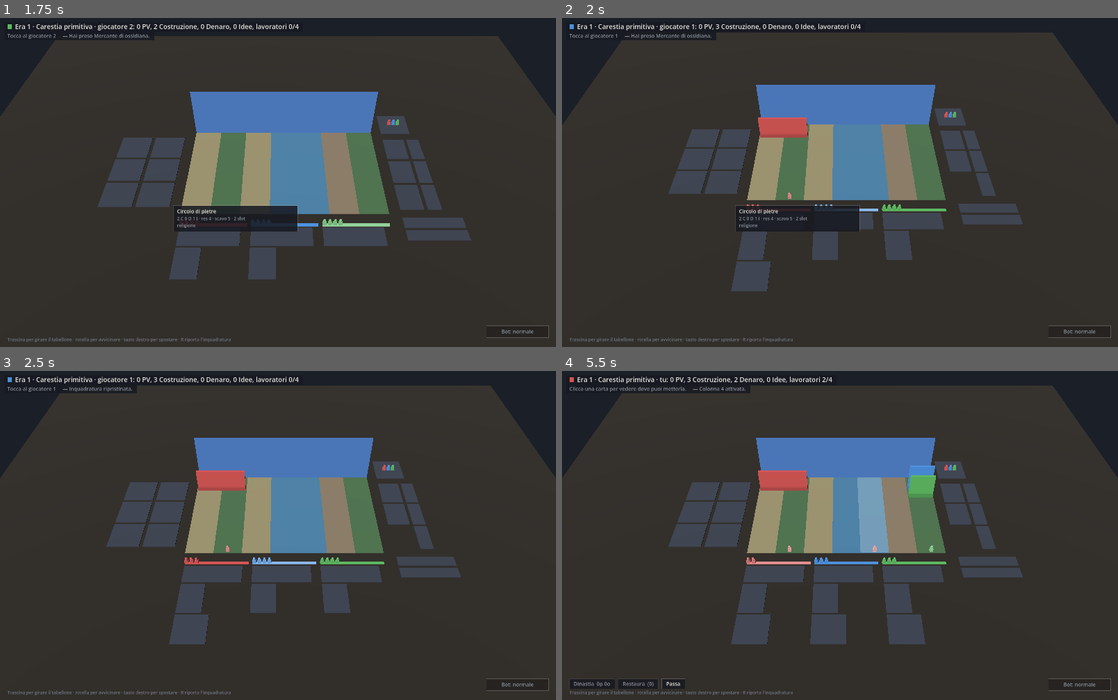
Above: before the commit, frames 1-4 (two rows, left to right).
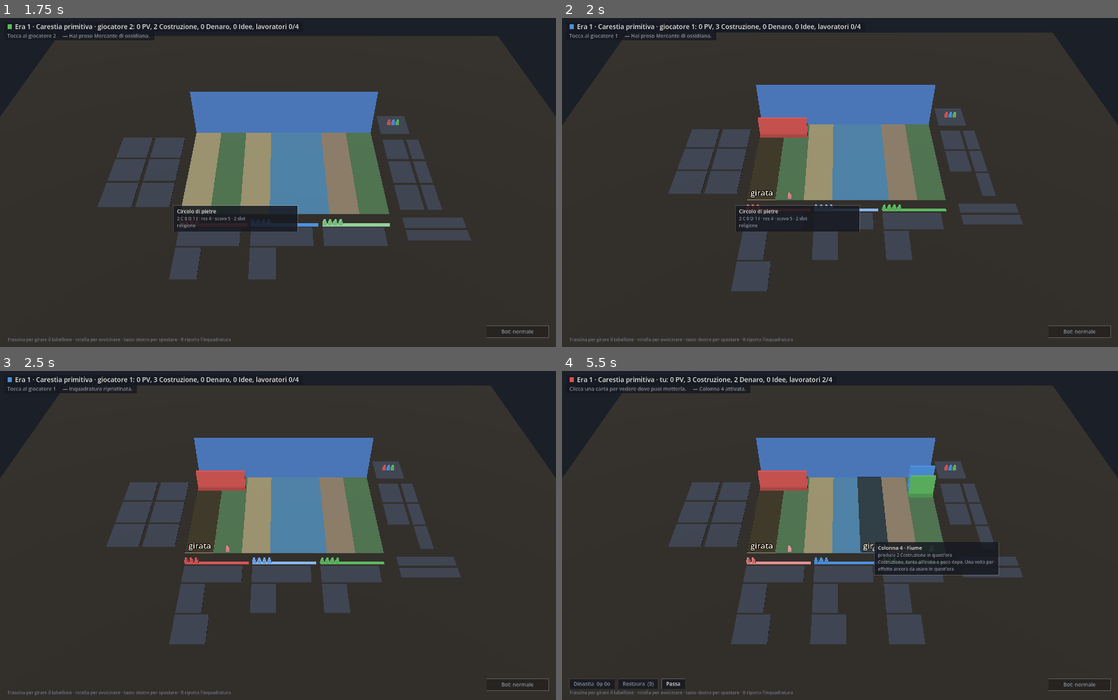
Above: after the commit, the same moments.

Repository: Tannoiser2/The-Street
Game: Godot game, scene res://scenes/gioca.tscn
Two runs of this game, one before a commit and one after it. Both use one fixed random seed, a clock stepped at 60 frames per second and the inputs below.
Inputs (mouse positions are in pixels of both pictures, inside the frame that each line leads up to):
- Up to frame 1 (1.75 s): tap Enter at 0.5, 0.6 s; move the mouse to (400, 166) at 0.52 s; click (400, 166) at 0.67 s; tap Space at 0.77, 1.25, 1.52 s; move the mouse to (166, 198) at 1.27 s; tap Keypad Enter at 1.35 s; click (166, 198) at 1.42 s
- Up to frame 2 (2 s): no input
- Up to frame 3 (2.5 s): move the mouse to (333, 463) at 2.02 s; tap R at 2.1 s; click (333, 463) at 2.17 s
- Up to frame 4 (5.5 s): move the mouse to (812, 601) at 2.77 s; tap Enter at 2.85, 3.5, 5, 5.1 s; click (812, 601) at 2.92 s; tap Space at 3.02, 3.77, 4.25, 4.52 s; move the mouse to (1006, 584) at 3.52 s; tap Keypad Enter at 3.6 s; click (1006, 584) at 3.67 s; move the mouse to (673, 486) at 4.27 s; tap R at 4.35 s; click (673, 486) at 4.42 s; move the mouse to (867, 535) at 5.02 s; click (867, 535) at 5.17 s

Frame 1 is identical in both runs. In frame 2, 0.9% of the frame differs, in the area x 33-40%, y 35-56%; in frame 3, 0.9%; in frame 4, 3.3%, in the area x 33-79%, y 32-63%.

Commit message:
Le tessere girate a schermo
Registro 103. Nella v2 la tessera usata nell'era si abbuia e porta la
scritta "girata"; a inizio era si rigira. Il riquadro del mouse descrive
anche la tessera nuda: terreno, produzione dell'era, regola, e se
l'effetto e' ancora da usare. Nella v1.5 niente cambia.

Co-Authored-By: Claude Fable 5.1 <noreply@anthropic.com>
Claude-Session: https://claude.ai/code/session_014QusJSVCrj3ZCjDYDQmZ2R

Diff:
--- a/scripts/tools/test_view.gd
+++ b/scripts/tools/test_view.gd
@@ -60,6 +60,7 @@
 	_run("  e la rovina non porta cubetti", _test_cubetti_sulle_rovine)
 	_run("il cartellino della Prosperita' Urbana", _test_cartello_prosperita)
 	_run("l'interruttore del regolamento e il draft a schermo (v2)", _test_regolamento_e_draft)
+	_run("la tessera girata (v2)", _test_tessera_girata)
 	print("\n%d superati, %d falliti" % [_passed, _failed])
 	get_tree().quit(0 if _failed == 0 else 1)
 
@@ -2492,3 +2493,52 @@
 	remove_child(n)
 	n.queue_free()
 	CardDB.load_db(CardDB.DB_PATH)
+
+# Registro 103: la tessera usata nell'era si abbuia e porta la scritta
+# "girata"; a inizio era si rigira. Nella v1.5 nessuna tessera si abbuia mai.
+func _test_tessera_girata() -> void:
+	var gs := _gioco().gs
+	var vista: Node3D = preload("res://scripts/view/board_view_3d.gd").new()
+	add_child(vista)
+	vista.scale = Vector3.ONE * BoardLayout3D.U
+	var girate := func() -> int:
+		var q := 0
+		for f in vista.get_children():
+			if f.has_meta("girata"): q += 1
+		return q
+	vista.mostra(gs)
+	_eq("nella v1.5 nessuna tessera e' girata", girate.call(), 0)
+	_ok("  e la vista lo sa", not vista.tessera_girata(0))
+	if not FileAccess.file_exists("res://data/cards-v2.json"):
+		vista.queue_free()
+		return
+	CardDB.load_db("res://data/cards-v2.json")
+	var ctl := GameController.new()
+	ctl.new_game(3, 11)
+	var g2 := ctl.gs
+	while not g2.pending_choice.is_empty():
+		ctl.choose(int((g2.pending_choice["options"] as Array)[0]))
+	vista.mostra(g2)
+	_eq("nella v2 a inizio era nessuna tessera e' girata", girate.call(), 0)
+	var fiume := g2.grid.terrains.find(Enums.Terrain.FIUME)
+	_ok("c'e' un fiume", fiume >= 0)
+	if fiume >= 0:
+		_ok("attivare il fiume lo gira", ctl.place_worker(fiume) and g2.tessere_usate[fiume])
+		vista.mostra(g2)
+		_eq("  e sul tavolo c'e' un velo", girate.call(), 1)
+		_ok("  su quella colonna", vista.tessera_girata(fiume) and not vista.tessera_girata((fiume + 1) % g2.grid.n_cols))
+		var s := preload("res://scenes/gioca.tscn").instantiate()
+		add_child(s)
+		s.ctl = ctl
+		var righe: PackedStringArray = s.descrivi_tessera(fiume)
+		_ok("  e il riquadro del mouse lo dice: \"%s\"" % (righe[righe.size() - 1] if not righe.is_empty() else ""),
+			not righe.is_empty() and righe[righe.size() - 1].begins_with("tessera girata"))
+		var altra := (fiume + 1) % g2.grid.n_cols
+		var righe2: PackedStringArray = s.descrivi_tessera(altra)
+		_ok("  e per l'altra dice che e' da usare",
+			not righe2.is_empty() and righe2[righe2.size() - 1].begins_with("effetto ancora"))
+		s.ctl = null
+		remove_child(s)
+		s.queue_free()
+	vista.queue_free()
+	CardDB.load_db(CardDB.DB_PATH)
--- a/scripts/view/board_view_3d.gd
+++ b/scripts/view/board_view_3d.gd
@@ -330,6 +330,12 @@
 		# tessera quando la colonna e' un Centro Urbano attivo. La scritta
 		# stampata c'e' sempre, il cartellino no.
 		if gs.grid.is_prosperity_center(c): _cartello_prosperita(c)
+		# LA TESSERA GIRATA (v2, registro 100 e 103): l'effetto della tessera
+		# scatta una volta per era, poi la tessera si gira. Sul tavolo vero si
+		# capovolge; qui si abbuia e ci si scrive sopra, cosi' il disegno del
+		# terreno resta leggibile e si vede da lontano che per quest'era non
+		# da' piu' niente. A inizio era il motore la rigira e il velo sparisce.
+		if tessera_girata(c): _tessera_girata(c, box)
 		if c == _evidenziata:
 			var velo := _quad(Vector2(box.size.x, box.size.z),
 				Color(1, 1, 1, 0.22), true)
@@ -339,6 +345,29 @@
 			velo.position = Vector3(box.position.x + box.size.x / 2.0,
 				box.end.y + 0.8, box.position.z + box.size.z / 2.0)
 			add_child(velo)
+
+# La tessera della colonna e' girata? Lo dice lo stato, non la vista: nella
+# v1.5 la lista e' vuota o tutta falsa e nessuna tessera si abbuia mai.
+func tessera_girata(col: int) -> bool:
+	if gs == null or col < 0 or col >= gs.tessere_usate.size(): return false
+	return bool(gs.tessere_usate[col])
+
+const VELO_GIRATA := Color(0.05, 0.04, 0.03, 0.62)
+
+func _tessera_girata(col: int, box: AABB) -> void:
+	var velo := _quad(Vector2(box.size.x, box.size.z), VELO_GIRATA, true)
+	velo.rotate_x(-PI / 2.0)
+	var mat := velo.material_override as StandardMaterial3D
+	mat.transparency = BaseMaterial3D.TRANSPARENCY_ALPHA
+	velo.position = Vector3(box.position.x + box.size.x / 2.0,
+		box.end.y + 1.0, box.position.z + box.size.z / 2.0)
+	velo.set_meta("girata", col)
+	add_child(velo)
+	# La scritta sta sulla fascia in fondo, dove sta il cartellino della
+	# Prosperita', e come lui si legge da ogni lato.
+	var dove := BoardLayout3D.prosperita_box(col)
+	_scritta(Vector3(dove.position.x + dove.size.x / 2.0, box.end.y + 6.0,
+		dove.position.z + dove.size.z / 2.0), "girata", 0.28, Color("#d9d2c5"))
 
 func _cartello_prosperita(col: int) -> void:
 	if not ResourceLoader.exists(BoardLayout3D.PROSPERITA_PATH): return
--- a/scripts/view/gioca.gd
+++ b/scripts/view/gioca.gd
@@ -326,7 +326,12 @@
 			out.append("potenziamenti: " + ", ".join(nomi))
 		return out
 	var c := _carta_puntata(pixel)
-	if c.is_empty(): return out
+	if c.is_empty():
+		# Ne' un edificio ne' una carta: se il mouse e' su una colonna, si
+		# descrive la tessera, con quel che produce in quest'era e la regola.
+		var col := _colonna_puntata(pixel)
+		if col >= 0: return descrivi_tessera(col)
+		return out
 	var id := str(c["id"])
 	match str(c["kind"]):
 		"mercato":
@@ -363,6 +368,30 @@
 		"eredita_coperta":
 			out.append("Obiettivo segreto")
 			out.append("coperto: lo vede solo il suo giocatore")
+	return out
+
+# La tessera di una colonna, come la vede chi ci passa sopra col mouse: il
+# terreno, la produzione di quest'era, la regola stampata, e nella v2 se
+# l'effetto e' ancora da usare o la tessera e' gia' girata (registro 103).
+func descrivi_tessera(col: int) -> PackedStringArray:
+	var out := PackedStringArray()
+	if ctl == null or col < 0 or col >= ctl.gs.grid.n_cols: return out
+	var gs := ctl.gs
+	var t_id := Enums.terrain_to_string(gs.grid.terrains[col])
+	var tess: Dictionary = CardDB.terrains[t_id]
+	var base: Dictionary = tess["base_production"]
+	var per_era = tess.get("base_production_by_era", null)
+	if per_era != null and per_era.has(str(gs.era)): base = per_era[str(gs.era)]
+	var pezzi := PackedStringArray()
+	if int(base.get("pietra", 0)) > 0: pezzi.append("%d %s" % [int(base["pietra"]), "Costruzione" if _v2() else "pietra"])
+	if int(base.get("oro", 0)) > 0: pezzi.append("%d %s" % [int(base["oro"]), "Denaro" if _v2() else "oro"])
+	if int(base.get("idee", 0)) > 0: pezzi.append("%d Idee" % int(base["idee"]))
+	out.append("Colonna %d · %s" % [col, t_id.capitalize()])
+	out.append("produce " + (", ".join(pezzi) if not pezzi.is_empty() else "niente") + " in quest'era")
+	if str(tess.get("rule", "")) != "": out.append(str(tess["rule"]))
+	if EraRules.tessere_una_volta(gs):
+		out.append("tessera girata: l'effetto torna nell'era prossima" if not EraRules.tessera_disponibile(gs, col)
+			else "effetto ancora da usare in quest'era")
 	return out
 
 # ---- il clic ---------------------------------------------------------
Not shown, changed: docs/domande-aperte.md
